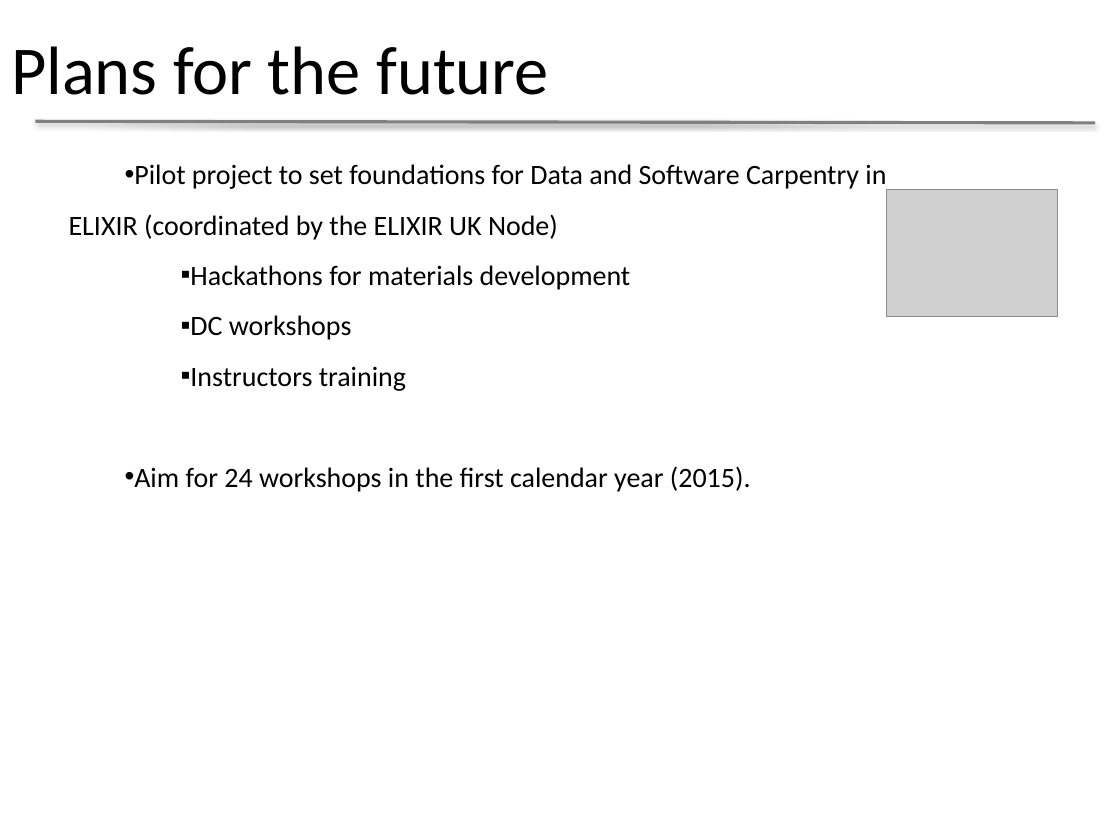
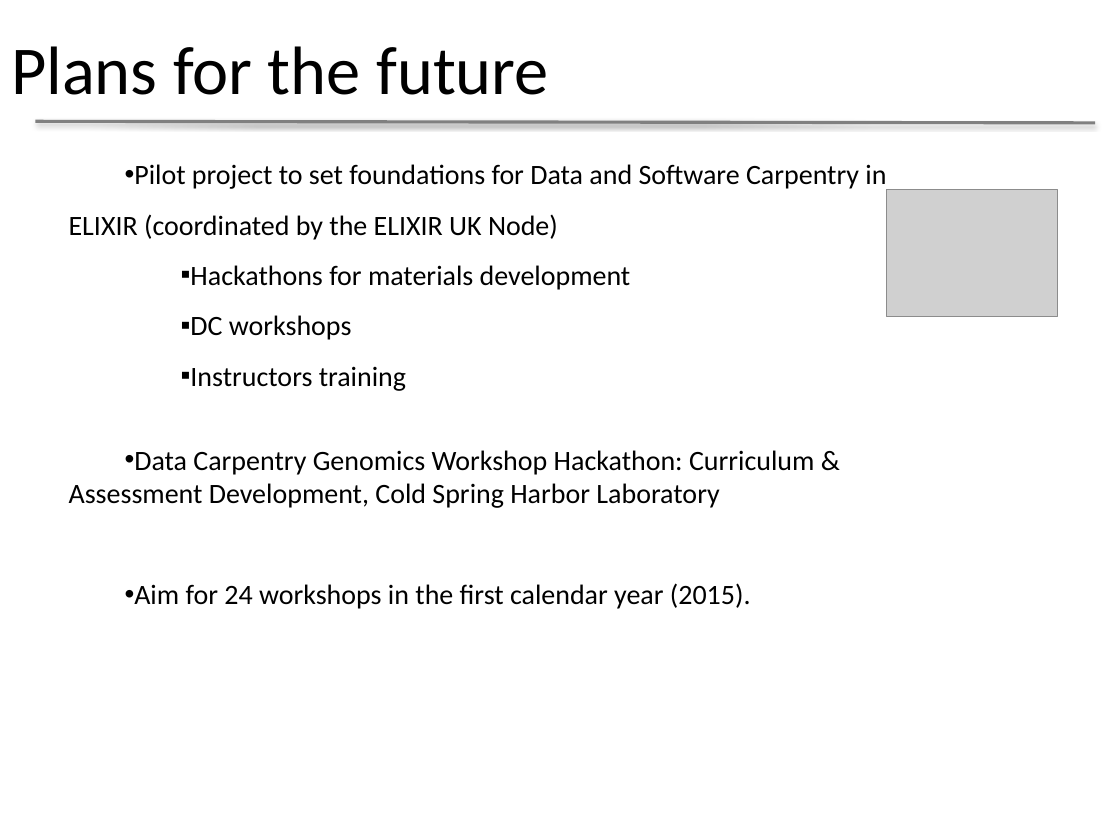
Before and after one commit to datacarpentry/presentations, a slide deck: slide 8 of IDCC2015_Data_Carpentry.pptx. Drawn at 1120x840 pixels with LibreOffice and Linux fonts; fonts in the diff are those of the drawing; grey boxes stand for pictures; background and template pictures are left out. Boxes give left, top, right and bottom in pixels: in the first picture for what was removed or moved away, otherwise in the second. Text is boxed around its words. In the diff, an @@ line names an element or a change of style, - is before the commit and + after.

Commit message:
updated slides

```diff
--- a/IDCC2015_Data_Carpentry.pptx
+++ b/IDCC2015_Data_Carpentry.pptx
@@ text at <box>69,450,814,508</box>: paragraph added @@
+• Data Carpentry Genomics Workshop Hackathon: Curriculum & Assessment Development, Cold Spring Harbor Laboratory
```
